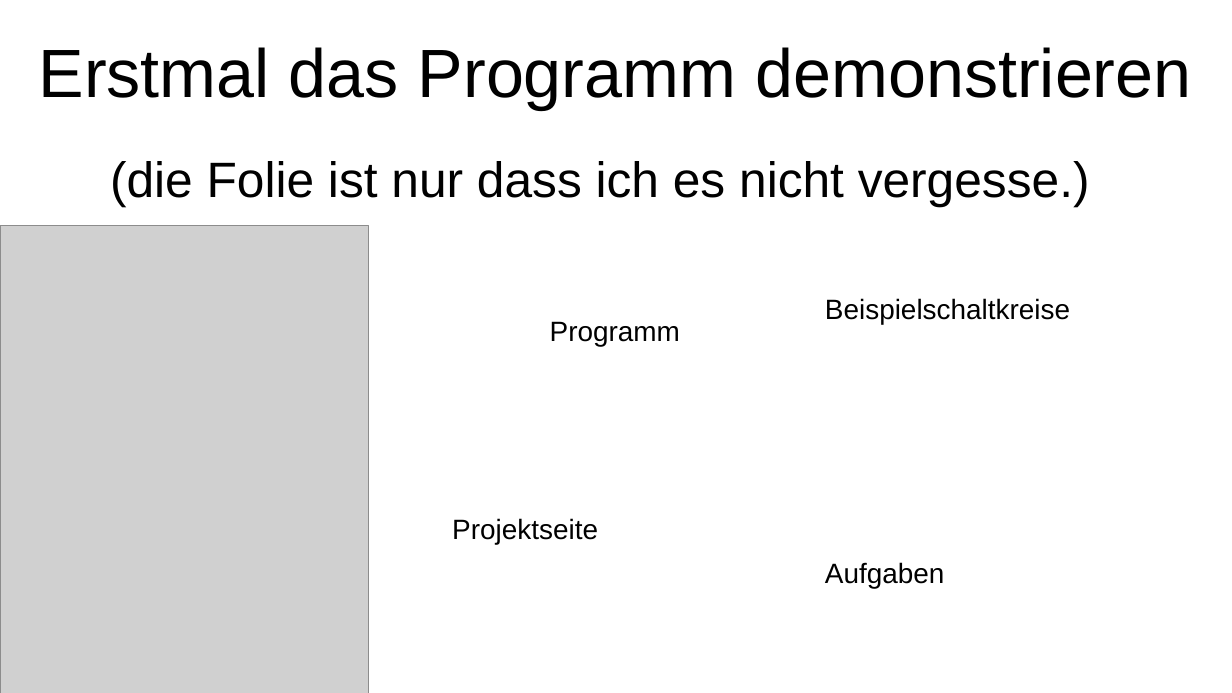
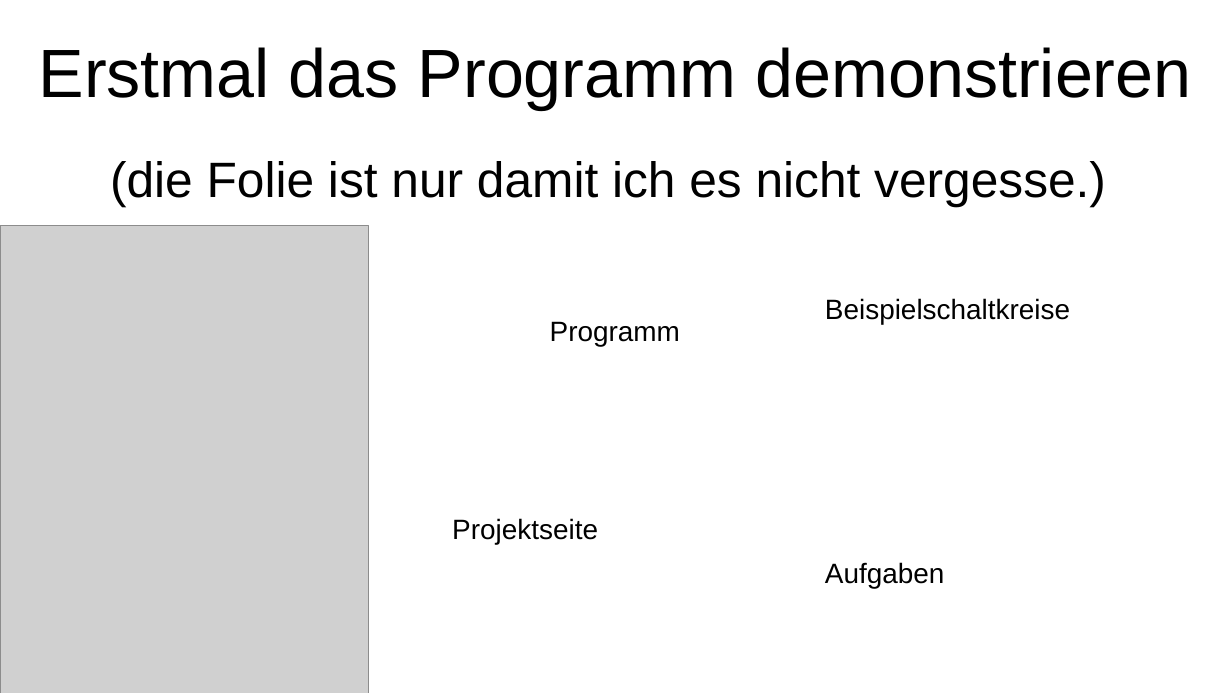
Before and after one commit to HeIIow2/physik_schaltkreise, a slide deck: slide 2 of präsentation/präsentation.odp. Drawn at 1232x693 pixels with LibreOffice and Linux fonts; fonts in the diff are those of the drawing; grey boxes stand for pictures. Boxes give left, top, right and bottom in pixels: in the first picture for what was removed or moved away, otherwise in the second. Text is boxed around its words. In the diff, an @@ line names an element or a change of style, - is before the commit and + after.

```diff
--- a/präsentation/präsentation.odp
+++ b/präsentation/präsentation.odp
@@ text at (110, 161, 1106, 207): text changed @@
-(die Folie ist nur dass ich es nicht vergesse.)
+(die Folie ist nur damit ich es nicht vergesse.)
```
Also in this commit, not shown: 9 other slides changed, 38 other files.
